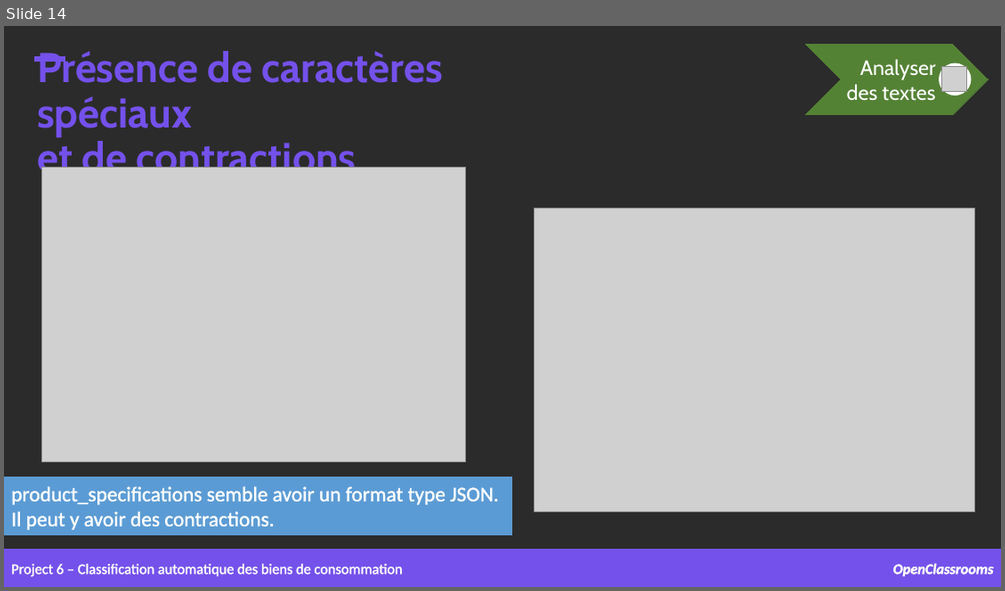
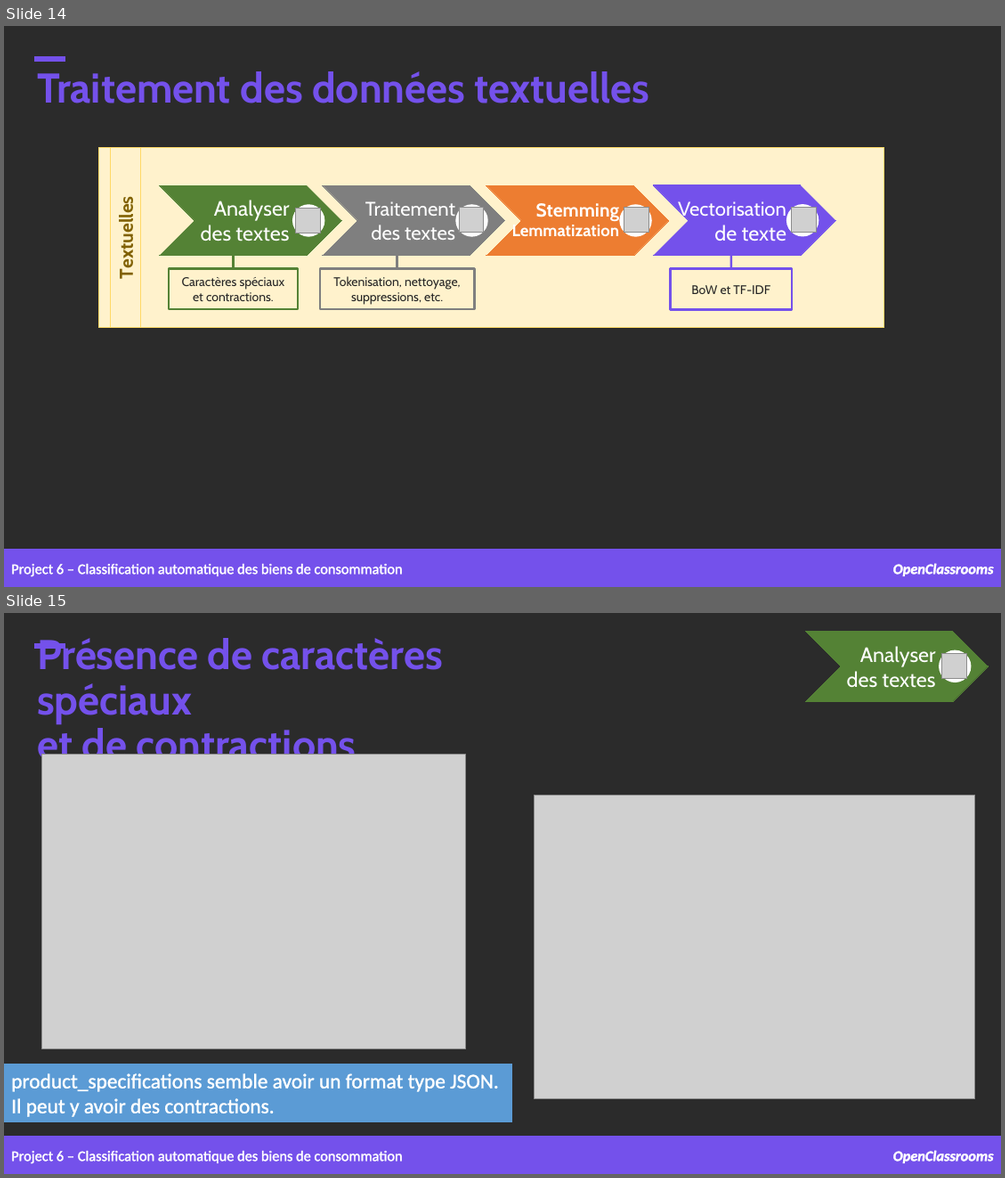
Before and after one commit to samirhinojosa/OC-P6-automatically-classify-consumer-goods, a slide deck: supports/P6_presentation_final.pptx. Shown one above the other, each under a label of ours: slide 14 before the commit, slides 14 and 15 after it. The pictures are 1005x591 and 1005x1178 pixels, drawn with LibreOffice and Linux fonts; fonts in the diff are those of the drawing; grey boxes stand for pictures; background and template pictures are left out; a plain dark background stands for a picture behind light text. Boxes give left, top, right and bottom in pixels: in the first picture for what was removed or moved away, otherwise in the second. Text is boxed around its words. In the diff, an @@ line names an element or a change of style, - is before the commit and + after.

```diff
--- a/supports/P6_presentation_final.pptx
+++ b/supports/P6_presentation_final.pptx
@@ slide 14 added at <box>4,26,1001,587</box>, background picture (left out) @@
@@ rectangle added at <box>34,56,65,61</box>, fill #7451EB, outline #7451EB 1 pt @@
@@ text added at <box>37,71,649,103</box>, 40 pt, text #7451EB, bold @@
+Traitement des données textuelles
@@ rectangle added at <box>99,148,884,328</box>, fill #FFF2CC, outline #FFD966 1 pt @@
@@ rectangle added at <box>111,148,141,328</box>, outline #FFD966 0.75 pt, 18 pt, text #806000, bold @@
+Textuelles
@@ chevron added at <box>160,185,342,256</box>, fill #548235, outline #548235 0.75 pt @@
@@ chevron added at <box>323,185,505,256</box>, fill #7F7F7F, outline #7F7F7F 0.75 pt @@
@@ chevron added at <box>486,185,669,256</box>, fill #ED7D31, outline #ED7D31 0.75 pt @@
@@ chevron added at <box>654,185,836,256</box>, fill #7451EB, outline #7451EB 0.75 pt @@
@@ text added at <box>201,200,290,241</box>, 20 pt, text #FFFFFF @@
+Analyser des textes
@@ ellipse added at <box>292,204,324,236</box>, fill #FFFFFF @@
@@ picture added at <box>296,208,320,232</box> @@
@@ text added at <box>365,201,455,240</box>, 19 pt, text #FFFFFF @@
+Traitement des textes
@@ ellipse added at <box>455,204,488,236</box>, fill #FFFFFF @@
@@ picture added at <box>459,208,484,232</box> @@
@@ text added at <box>512,203,619,236</box>, 16 pt, text #FFFFFF, bold @@
+Stemming Lemmatization
@@ ellipse added at <box>619,204,652,236</box>, fill #FFFFFF @@
@@ picture added at <box>624,208,648,232</box> @@
@@ text added at <box>678,201,786,240</box>, 19 pt, text #FFFFFF @@
+Vectorisation de texte
@@ ellipse added at <box>786,204,818,236</box>, fill #FFFFFF @@
@@ picture added at <box>792,208,816,232</box> @@
@@ line added from (234, 268) to (234, 256), #548235 2.25 pt @@
@@ line added from (397, 268) to (397, 256), #7F7F7F 2.25 pt @@
@@ line added from (732, 269) to (732, 256), #7451EB 2.25 pt @@
@@ rectangle added at <box>169,269,297,309</box>, outline #548235 2.25 pt, 12 pt, text #252525 @@
+Caractères spéciaux et contractions.
@@ rectangle added at <box>320,269,474,309</box>, outline #7F7F7F 2.25 pt, 12 pt, text #252525 @@
+Tokenisation, nettoyage, suppressions, etc.
@@ rectangle added at <box>671,269,792,309</box>, outline #7451EB 2.25 pt, 12 pt, text #252525 @@
+BoW et TF-IDF
@@ rectangle added at <box>4,549,1001,587</box>, fill #7451EB, outline #7451EB 1 pt @@
@@ text added at <box>11,564,402,577</box>, 14 pt, text #FFFFFF @@
+Project 6 – Classification automatique des biens de consommation
@@ text added at <box>893,563,994,576</box>, 14 pt, text #FFFFFF, bold, italic @@
+OpenClassrooms
@@ what was slide 14 is now slide 15 @@
```
Also in this commit, not shown: 5 slides changed, 5 other slides added.
